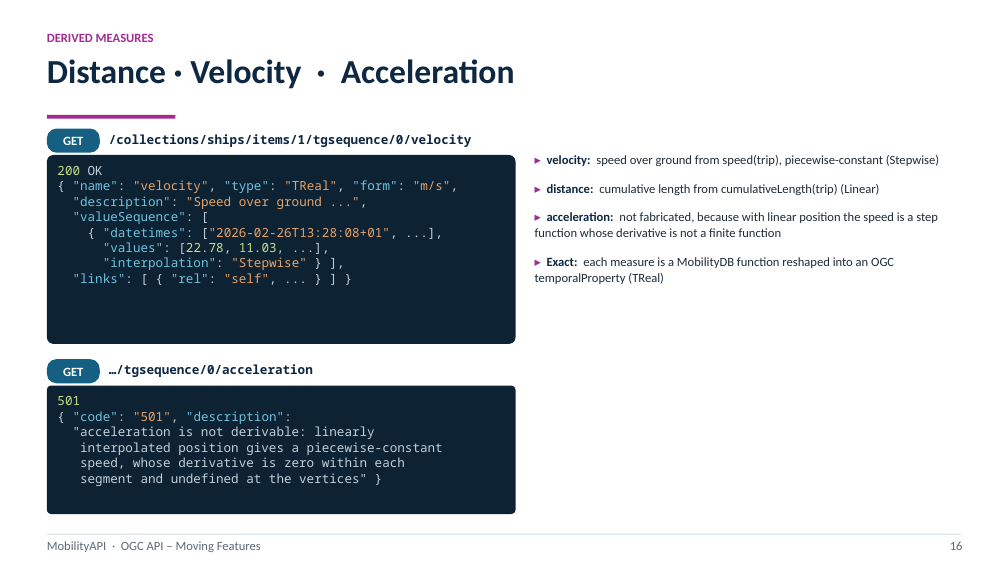
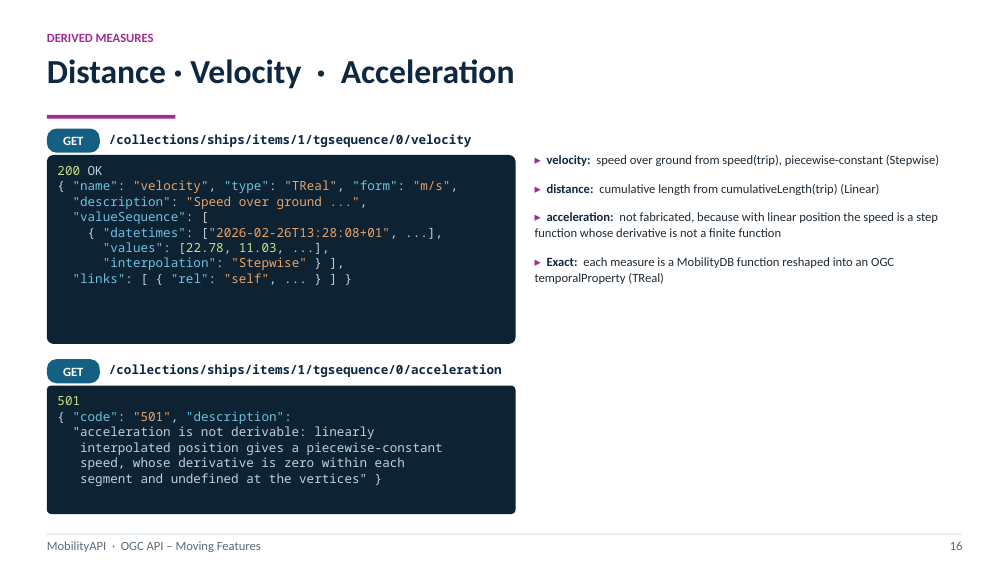
Before and after one commit to MobilityDB/MobilityAPI, a slide deck: slide 19 of MobilityAPIV5.pptx. Drawn at 1008x567 pixels with LibreOffice and Linux fonts; fonts in the diff are those of the drawing. Boxes give left, top, right and bottom in pixels: in the first picture for what was removed or moved away, otherwise in the second. Text is boxed around its words. In the diff, an @@ line names an element or a change of style, - is before the commit and + after.

Commit message:
V5 deck: full standard fields on backing slide, merge scale+lakehouse, polish
Backing-model slide now lists every OGC field for the Collection and
MovingFeature resources with its provenance (stored column, derived from the
tgeompoint, from the registry, constant, or generated), in a clean two-column
layout. The scale and extensions slides merge into one Scale and the lakehouse
slide that shows the bounded-memory figure once, the standard items resource on
top, and the export and in-place replace demarcated as not in conformsTo. The
architecture NO MEOS panel becomes short bullets. Future-work tags read Planned
with no trailing periods, and the acceleration request uses its full path.

```diff
--- a/MobilityAPIV5.pptx
+++ b/MobilityAPIV5.pptx
@@ text at (109,364,502,377): text changed @@
-…/tgsequence/0/acceleration
+/collections/ships/items/1/tgsequence/0/acceleration
```
Also in this commit, not shown: 6 other slides changed, 1 slide removed, 1 other file.
